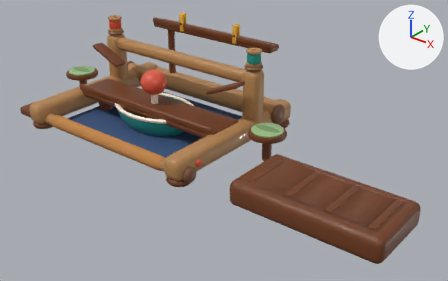
One commit to the glTF model public/models/loom.glb: the scene before it, then after it.
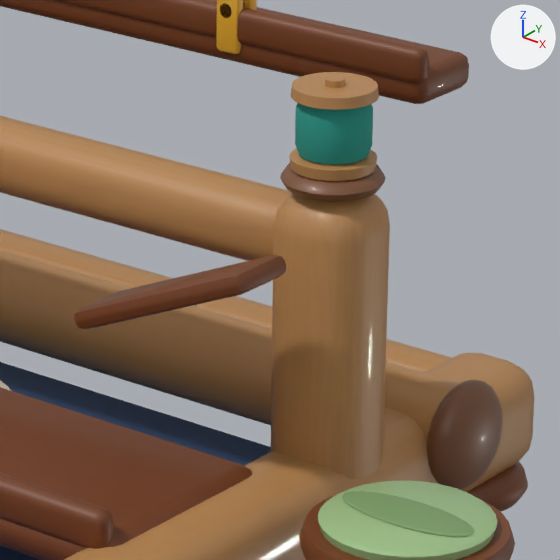
The first picture shows the older version from a 50 mm lens placed at (0.545, -0.536, 0.348), pointed at (0.114, 0.003, 0.014). The close-ups show the older and then the newer version on the part from 43% to 66% of the width and 12% to 49% of the height of that picture. Only the edits that show in the close-ups are written down. The axes (+X, +Y, +Z) are drawn at upper right. The lights are the same throughout. Where no turn or scale is listed for an object, it has been applied to the vertices.

The scene before the commit, as lines of its bpy script (objects in view):
```python
me_cube_005 = bpy.data.meshes.new('Cube.005')
me_cube_005.from_pydata(...)  # 56 vertices, 108 faces; spans x 0.0803..0.1284, y 0.009..0.027, z 0.0643..0.0879
me_cube_005.materials.append(mat_walnutwood)
me_cube_030 = bpy.data.meshes.new('Cube.030')
me_cube_030.from_pydata(...)  # 56 vertices, 108 faces; spans x 0.0445..0.0515, y 0.1073..0.1107, z 0.099..0.125
me_cube_030.materials.append(mat_paintmustard)  # orange #f2b632
me_perchr = bpy.data.meshes.new('PerchR')
me_perchr.from_pydata(...)  # 98 vertices, 192 faces; spans x 0.1445..0.1915, y -0.0055..0.0415, z 0.031..0.037
me_perchr.materials.append(mat_walnutwood_001)
ob_pegrf = bpy.data.objects.new('PegRF', me_cube_030)
ob_pegrf.location = (0.0, 0.0, 0.0)
ob_perchr = bpy.data.objects.new('PerchR', me_perchr)
ob_perchr.location = (0.0, 0.0, 0.0)
ob_rampr = bpy.data.objects.new('RampR', me_cube_005)
ob_rampr.location = (0.0, 0.0, 0.0)
# also in view: 'Bed' at (0.0, 0.006, 0.002); 'RailR' at (0.123, 0.01, 0.02); 'FootRBack' at (0.123, 0.109, 0.004); 'PostR' at (0.123, 0.05, 0.053); 'PostRSpool' at (0.123, 0.05, 0.111)
```
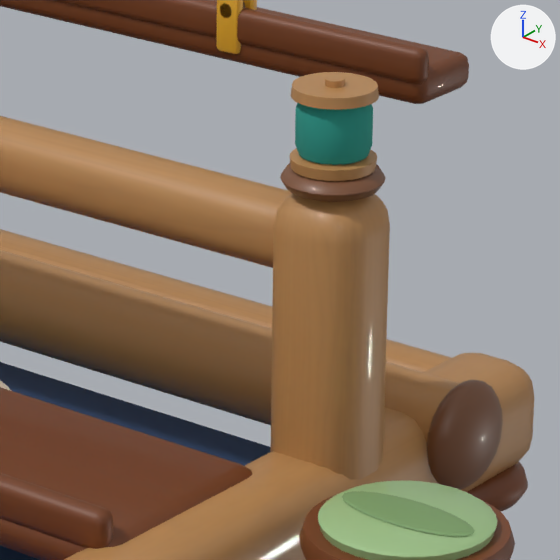
Location of each change, (x1, y1, x2, y2) in pixels of the close-ups (560 x 560 px):
'RampR', deleted (brown): before (74, 255, 286, 329)

The change, as a list of edits to the scene's bpy script:
```text
Remove ob_rampr:
    ob_rampr = bpy.data.objects.new('RampR', me_cube_005)
    ob_rampr.location = (0.0, 0.0, 0.0)
```
